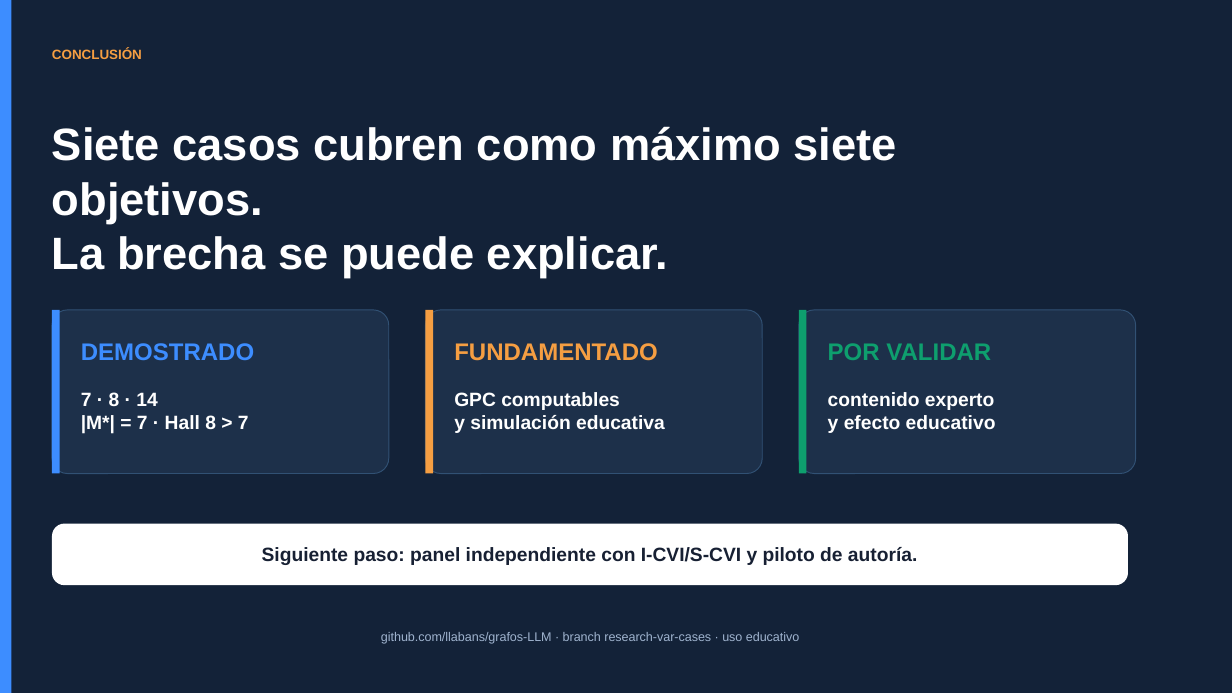
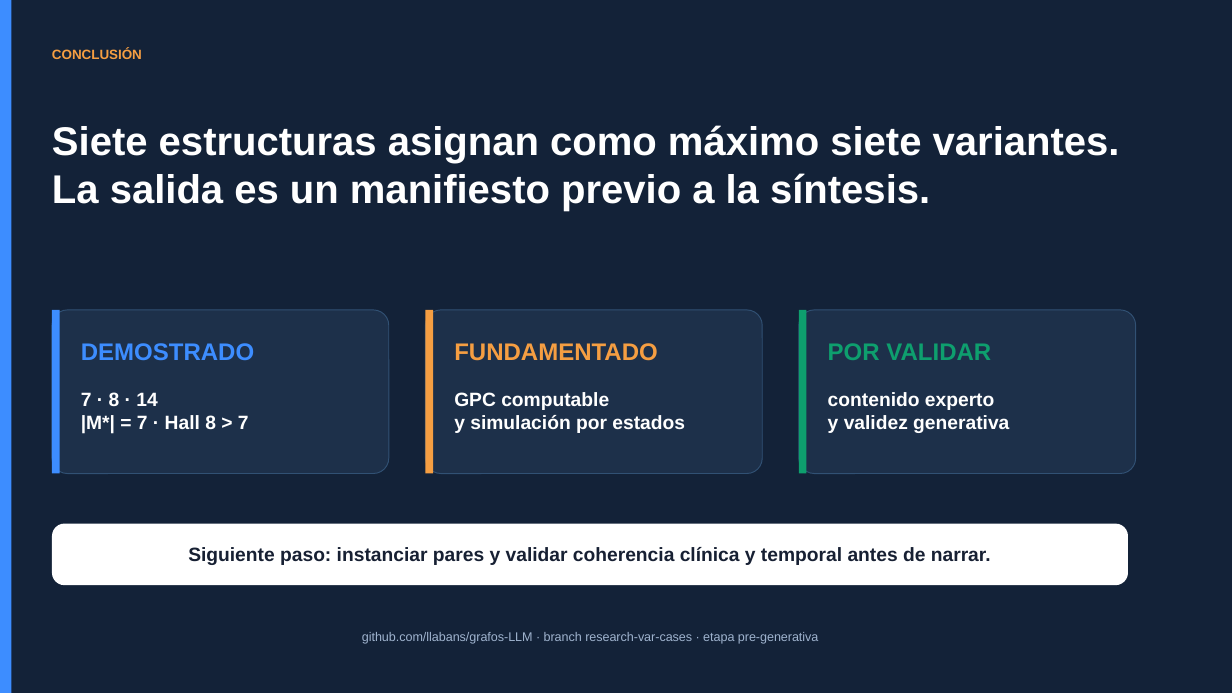
Before and after one commit to llabans/grafos-LLM, a slide deck: slide 9 of outputs/proyecto_final_KISS_research_var_cases.pptx. Drawn at 1232x693 pixels with LibreOffice and Linux fonts; fonts in the diff are those of the drawing. Boxes give left, top, right and bottom in pixels: in the first picture for what was removed or moved away, otherwise in the second. Text is boxed around its words. In the diff, an @@ line names an element or a change of style, - is before the commit and + after.

```diff
--- a/outputs/proyecto_final_KISS_research_var_cases.pptx
+++ b/outputs/proyecto_final_KISS_research_var_cases.pptx
@@ text at (x1=52, y1=125, x2=1120, y2=211): text changed; size 35.2 to 31.2 pt @@
-Siete casos cubren como máximo siete objetivos.
-La brecha se puede explicar.
+Siete estructuras asignan como máximo siete variantes.
+La salida es un manifiesto previo a la síntesis.
@@ text at (x1=454, y1=392, x2=685, y2=433): text changed @@
-GPC computables
-y simulación educativa
+GPC computable
+y simulación por estados
@@ text at (x1=828, y1=415, x2=1009, y2=433): text changed @@
-y efecto educativo
+y validez generativa
@@ text at (x1=188, y1=547, x2=991, y2=565): text changed @@
-Siguiente paso: panel independiente con I-CVI/S-CVI y piloto de autoría.
+Siguiente paso: instanciar pares y validar coherencia clínica y temporal antes de narrar.
@@ text at (x1=362, y1=632, x2=819, y2=644): text changed @@
-github.com/llabans/grafos-LLM · branch research-var-cases · uso educativo
+github.com/llabans/grafos-LLM · branch research-var-cases · etapa pre-generativa
```
Also in this commit, not shown: 8 other slides changed, 46 other files.
